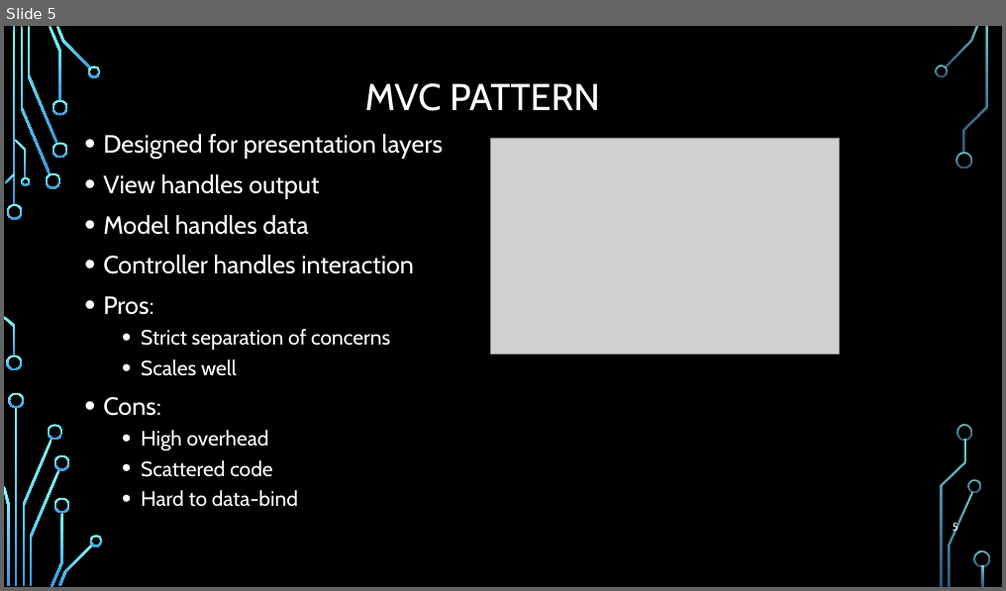
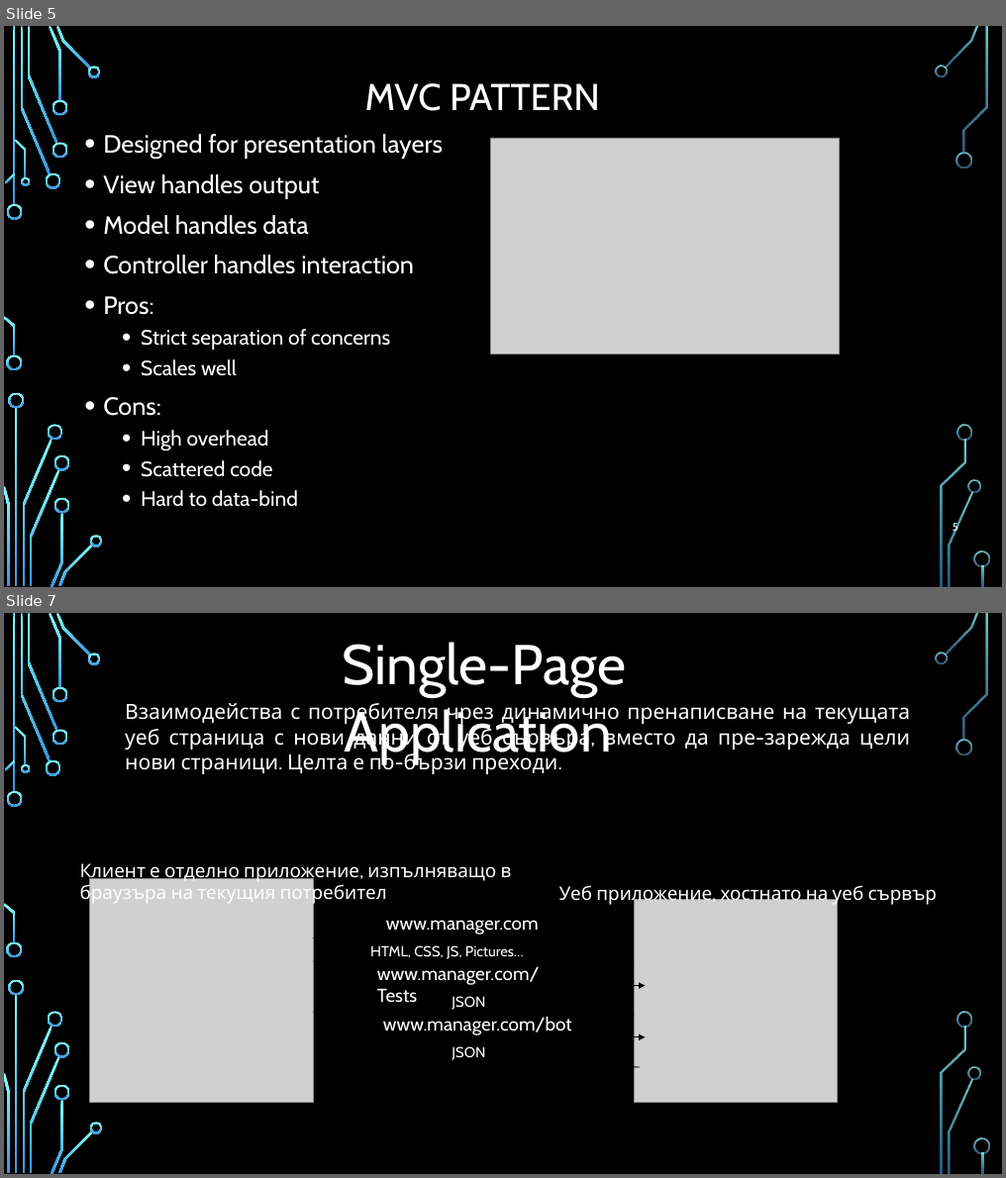
Before and after one commit to profjordanov/hybrid-app-development, a slide deck: intro/lecture.pptx. Shown one above the other, each under a label of ours: slide 5 before the commit, slides 5 and 7 after it; the slides between them are not shown. The pictures are 1006x591 and 1006x1178 pixels, drawn with LibreOffice and Linux fonts; fonts in the diff are those of the drawing; grey boxes stand for pictures; background and template pictures are left out. Boxes give left, top, right and bottom in pixels: in the first picture for what was removed or moved away, otherwise in the second. Text is boxed around its words. In the diff, an @@ line names an element or a change of style, - is before the commit and + after.

```diff
--- a/intro/lecture.pptx
+++ b/intro/lecture.pptx
@@ slide 7 added at (4, 613, 1002, 1174), background picture (left out); not listed: 36 template elements that a slide beside it also shows @@
@@ text added at (343, 642, 627, 764), 54 pt, text #FFFFFF @@
+Single-Page Application
@@ text added at (125, 703, 910, 774), 20 pt, text #FFFFFF @@
+Взаимодейства с потребителя чрез динамично пренаписване на текущата уеб страница с нови данни от уеб сървъра, вместо да пре-зарежда цели нови страници. Целта е по-бързи преходи.
@@ text added at (80, 863, 512, 906), 18 pt, text #FFFFFF @@
+Клиент е отделно приложение, изпълняващо в браузъра на текущия потребител
@@ picture added at (90, 879, 313, 1103) @@
@@ text added at (559, 883, 937, 907), 18 pt, text #FFFFFF @@
+Уеб приложение, хостнато на уеб сървър
@@ picture added at (635, 900, 838, 1103) @@
@@ arrow added from (313, 938) to (635, 938), #000000 0.75 pt @@
@@ text added at (386, 920, 539, 935), 18 pt, text #FFFFFF @@
+www.manager.com
@@ arrow added from (635, 963) to (313, 961), #000000 0.75 pt @@
@@ text added at (370, 946, 524, 959), 14 pt, text #FFFFFF @@
+HTML, CSS, JS, Pictures…
@@ text added at (377, 966, 540, 1003), 18 pt, text #FFFFFF @@
+www.manager.com/Tests
@@ arrow added from (324, 986) to (645, 986), #000000 0.75 pt @@
@@ text added at (451, 996, 485, 1010), 14 pt, text #FFFFFF @@
+JSON
@@ arrow added from (635, 1014) to (313, 1013), #000000 0.75 pt @@
@@ text added at (383, 1016, 572, 1036), 18 pt, text #FFFFFF @@
+www.manager.com/bot
@@ arrow added from (324, 1038) to (645, 1038), #000000 0.75 pt @@
@@ text added at (451, 1047, 485, 1060), 14 pt, text #FFFFFF @@
+JSON
@@ arrow added from (640, 1067) to (319, 1065), #000000 0.75 pt @@
```
Also in this commit, not shown: 1 slide changed, 2 other slides added, 1 slide removed, 5 other files.
